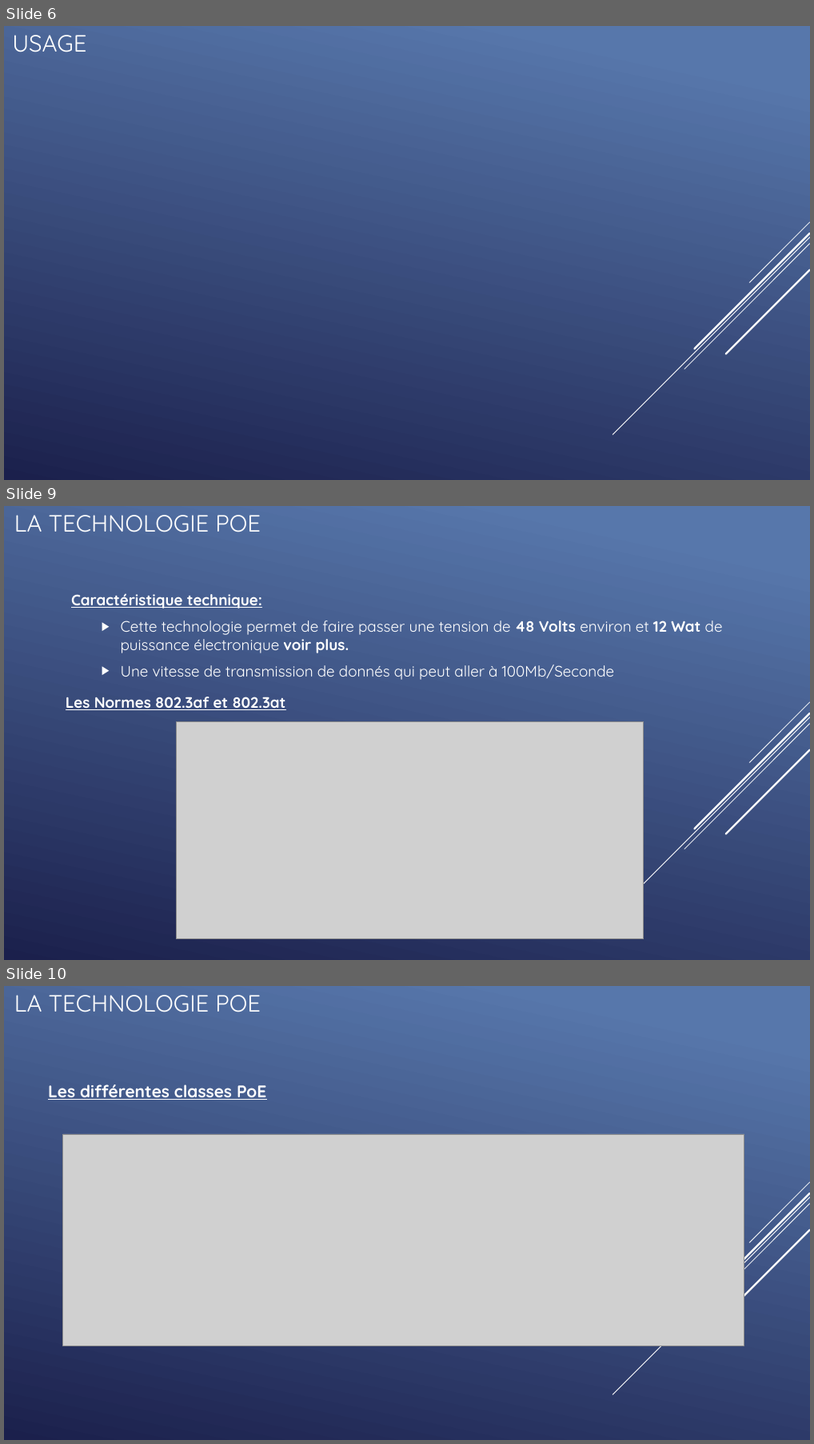
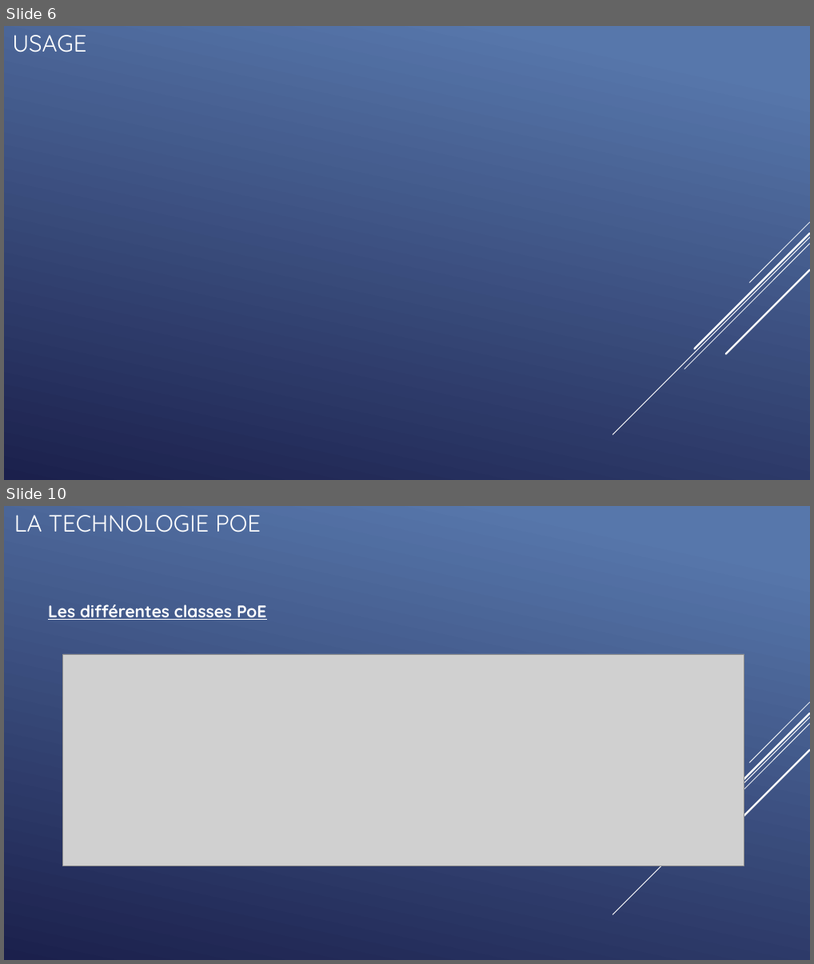
Before and after one commit to QuentinKrg/M214-Ethernet, a slide deck: Module 214 - Fabrication_Ethernet.pptx. Shown one above the other, each under a label of ours: slides 6, 9 and 10 before the commit, slides 6 and 10 after it; the slides between them are not shown. The pictures are 814x1444 and 814x964 pixels, drawn with LibreOffice and Linux fonts; fonts in the diff are those of the drawing; grey boxes stand for pictures. Boxes give left, top, right and bottom in pixels: in the first picture for what was removed or moved away, otherwise in the second. Text is boxed around its words. In the diff, an @@ line names an element or a change of style, - is before the commit and + after.

```diff
--- a/Module 214 - Fabrication_Ethernet.pptx
+++ b/Module 214 - Fabrication_Ethernet.pptx
@@ slide 9 removed at [4,506,810,960], background gradient #5877AB to #1C204D; not listed: 5 template elements that a slide beside it also shows @@
@@ title removed at [14,515,261,532] @@
-LA TECHNOLOGIE POE
@@ text removed at [71,593,723,680] @@
-  Caractéristique technique:
-    ▶ Cette technologie permet de faire passer une tension de 48 Volts environ et 12 Wat de puissance électronique voir plus.
-    ▶ Une vitesse de transmission de donnés qui peut aller à 100Mb/Seconde
@@ text removed at [66,696,286,710] @@
-Les Normes 802.3af et 802.3at
@@ picture removed at [177,721,644,939] @@
```
Also in this commit, not shown: 7 slides changed, 2 other slides removed.
